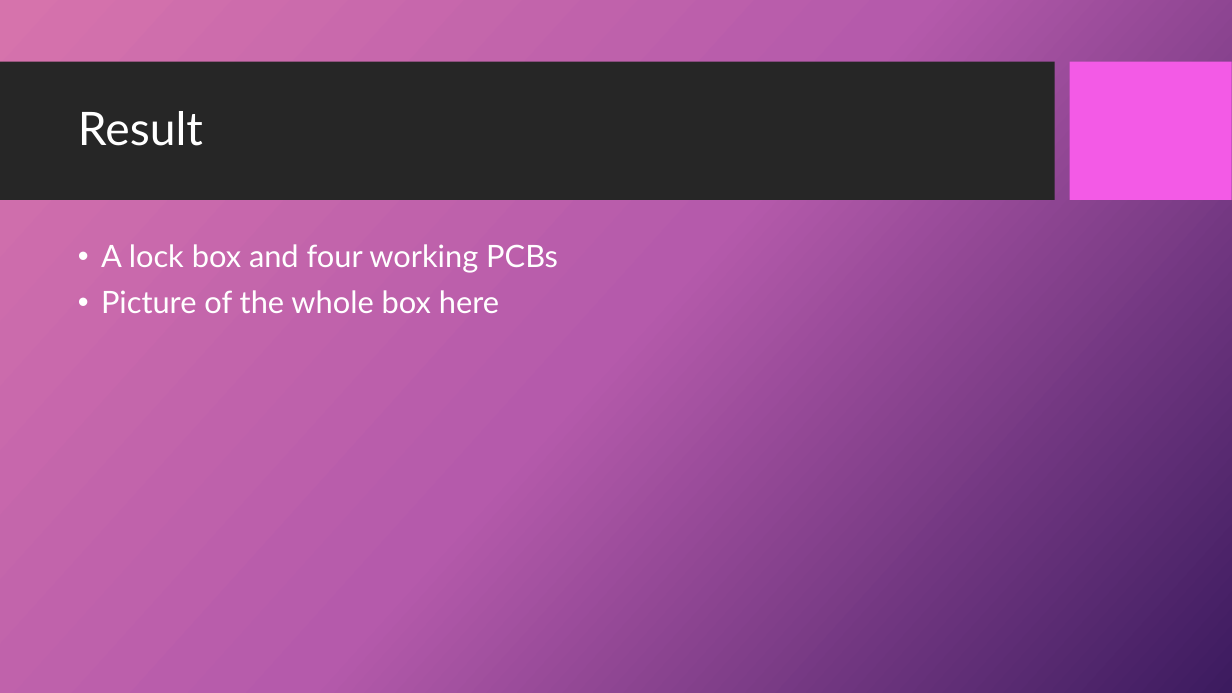
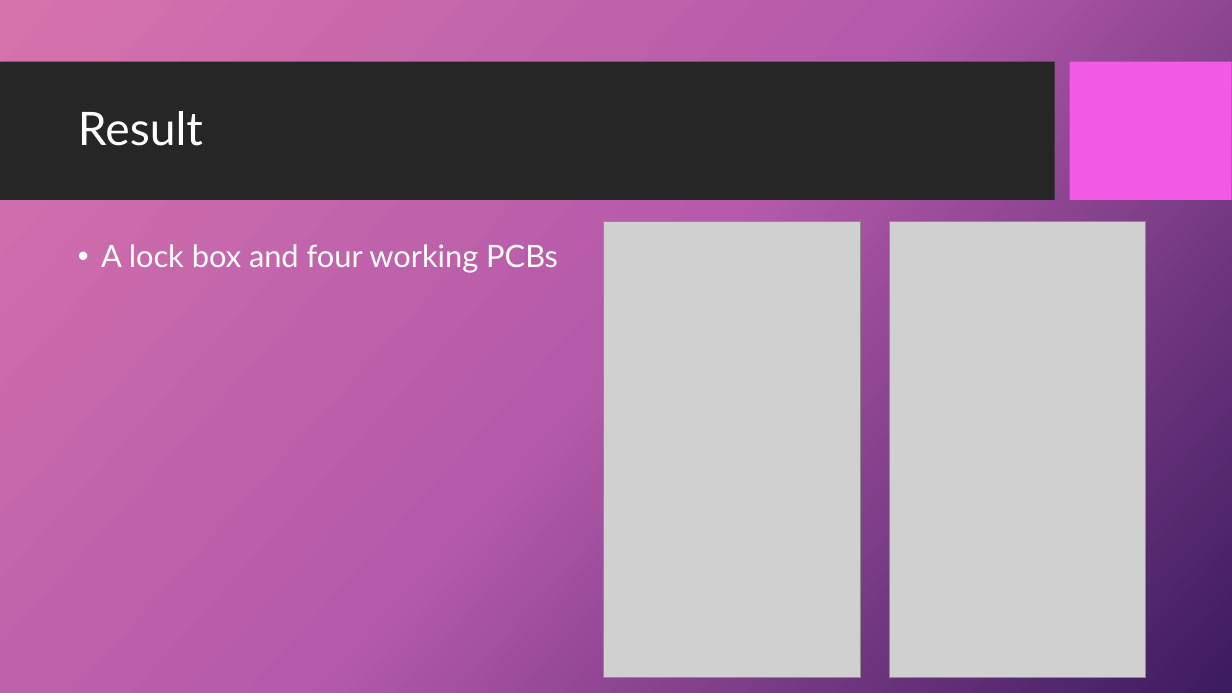
Before and after one commit to dandz12/ECE411-Practicum-Project, a slide deck: slide 20 of ECE411 - Final Presentation.pptx. Drawn at 1232x693 pixels with LibreOffice and Linux fonts; fonts in the diff are those of the drawing; grey boxes stand for pictures; background and template pictures are left out. Boxes give left, top, right and bottom in pixels: in the first picture for what was removed or moved away, otherwise in the second. Text is boxed around its words. In the diff, an @@ line names an element or a change of style, - is before the commit and + after.

Commit message:
Updated...

```diff
--- a/ECE411 - Final Presentation.pptx
+++ b/ECE411 - Final Presentation.pptx
@@ picture added at <box>604,221,860,677</box> @@
@@ picture added at <box>889,222,1146,677</box> @@
@@ text at <box>101,290,499,313</box>: paragraph removed @@
-• Picture of the whole box here
```
Also in this commit, not shown: 2 other slides changed.
